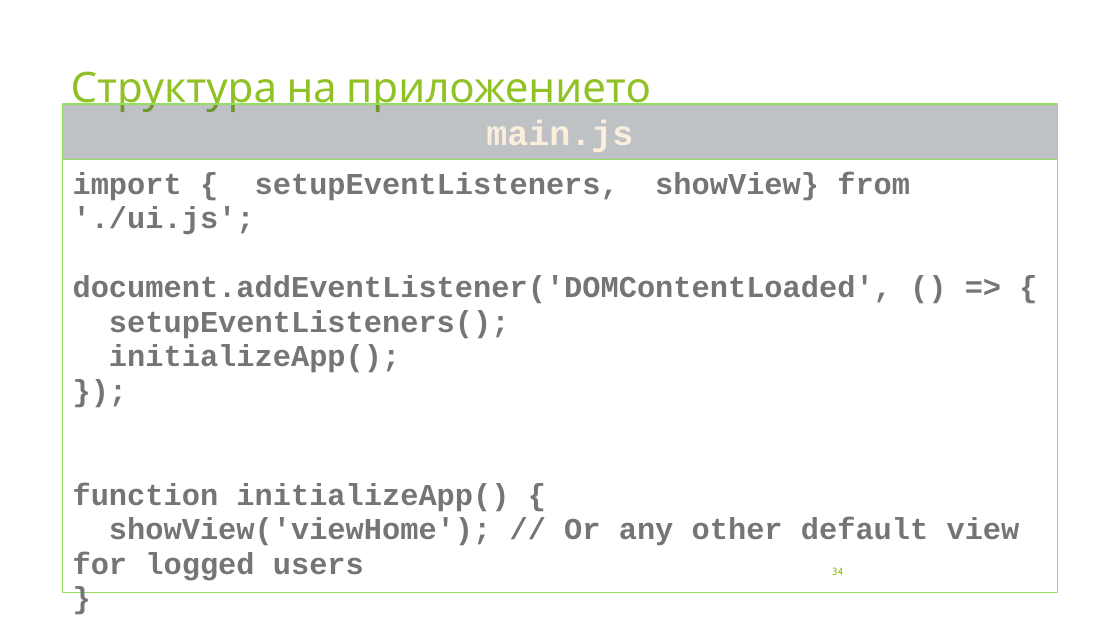
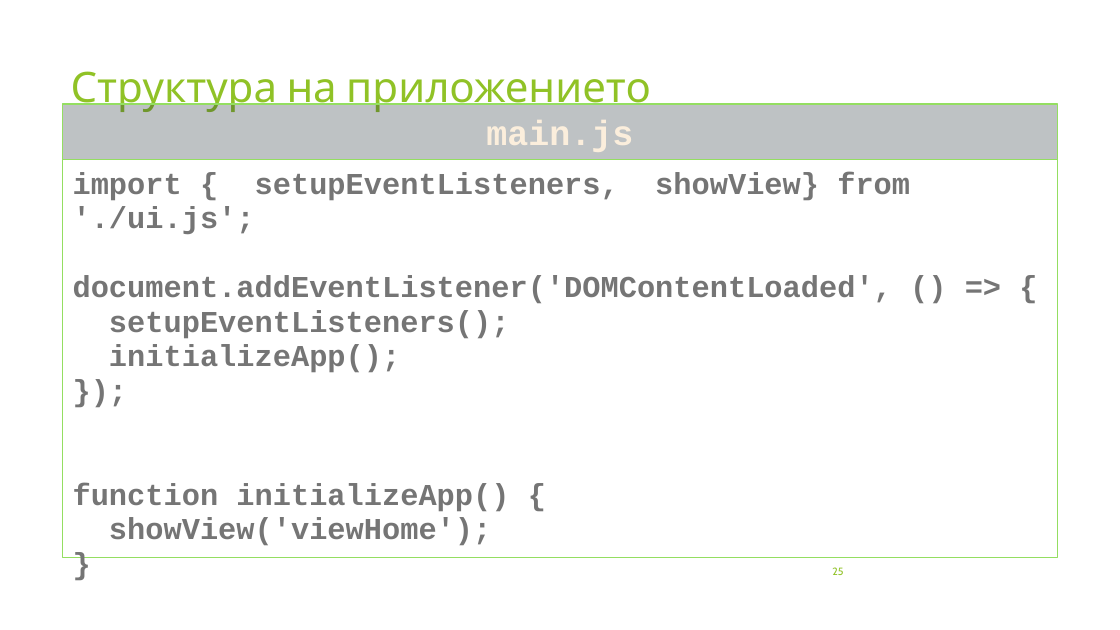
Before and after one commit to profjordanov/hybrid-app-development, a slide deck: slide 25 of 03. Async JS/tasks.pptx (slide 34 before the commit). Drawn at 1120x630 pixels with LibreOffice and Linux fonts; fonts in the diff are those of the drawing. Boxes give left, top, right and bottom in pixels: in the first picture for what was removed or moved away, otherwise in the second. Text is boxed around its words. In the diff, an @@ line names an element or a change of style, - is before the commit and + after.

```diff
--- a/03. Async JS/tasks.pptx
+++ b/03. Async JS/tasks.pptx
@@ rectangle "import { setupEventListeners, showView} from ..." resized from (x1=63, y1=160, x2=1058, y2=592) to (x1=63, y1=160, x2=1058, y2=557) @@
@@ text in rectangle at (x1=109, y1=517, x2=491, y2=545): text changed @@
-showView('viewHome'); // Or any other default view for logged users
+showView('viewHome');
@@ page number at (x1=832, y1=567, x2=843, y2=575): text changed @@
-34
+25
```
Also in this commit, not shown: 2 other slides changed, 20 slides removed, 1 other file.
